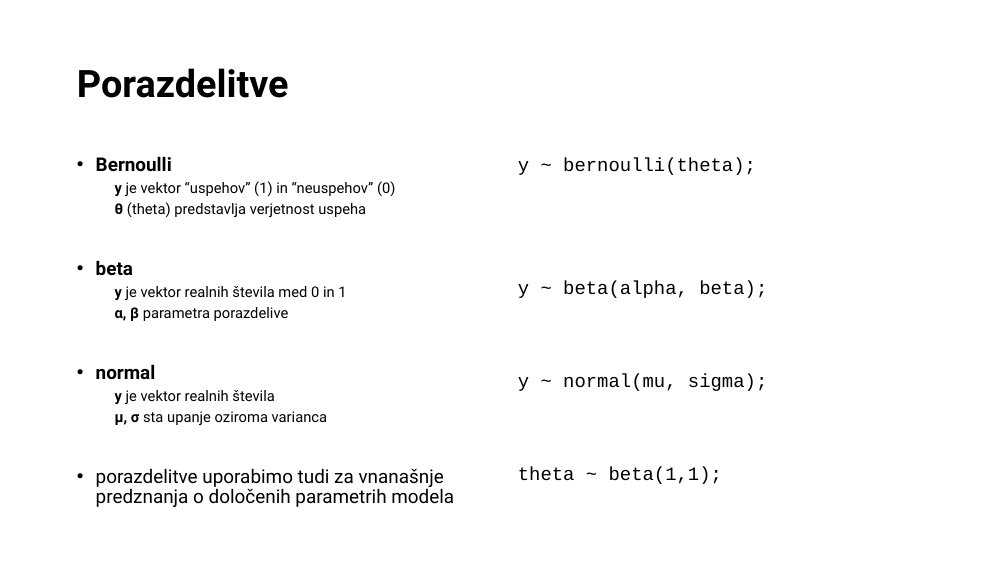
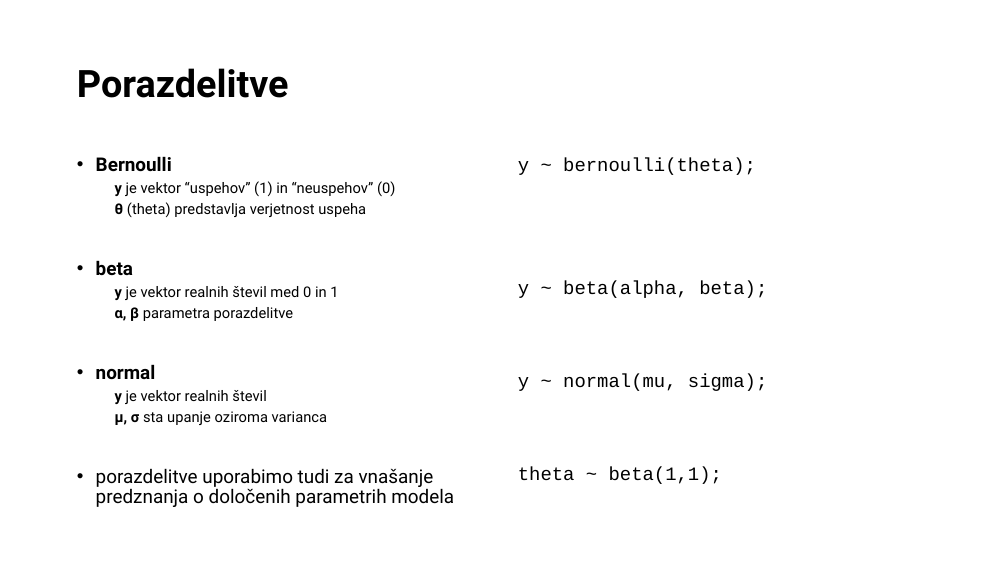
Before and after one commit to bstatcomp/Stan-Intro-Workshop, a slide deck: slide 40 of slides/prezentacija.pptx. Drawn at 1008x567 pixels with LibreOffice and Linux fonts; fonts in the diff are those of the drawing. Boxes give left, top, right and bottom in pixels: in the first picture for what was removed or moved away, otherwise in the second. Text is boxed around its words. In the diff, an @@ line names an element or a change of style, - is before the commit and + after.

```diff
--- a/slides/prezentacija.pptx
+++ b/slides/prezentacija.pptx
@@ text at <box>115,286,338,321</box>: text changed @@
-  y je vektor realnih števila med 0 in 1
-  α, β parametra porazdelive
+  y je vektor realnih števil med 0 in 1
+  α, β parametra porazdelitve
@@ text at <box>115,390,266,404</box>: text changed @@
-  y je vektor realnih števila
+  y je vektor realnih števil
@@ text at <box>96,468,454,507</box>: text changed @@
-• porazdelitve uporabimo tudi za vnanašnje predznanja o določenih parametrih modela
+• porazdelitve uporabimo tudi za vnašanje predznanja o določenih parametrih modela
```
Also in this commit, not shown: 12 other slides changed, 16 other files.
